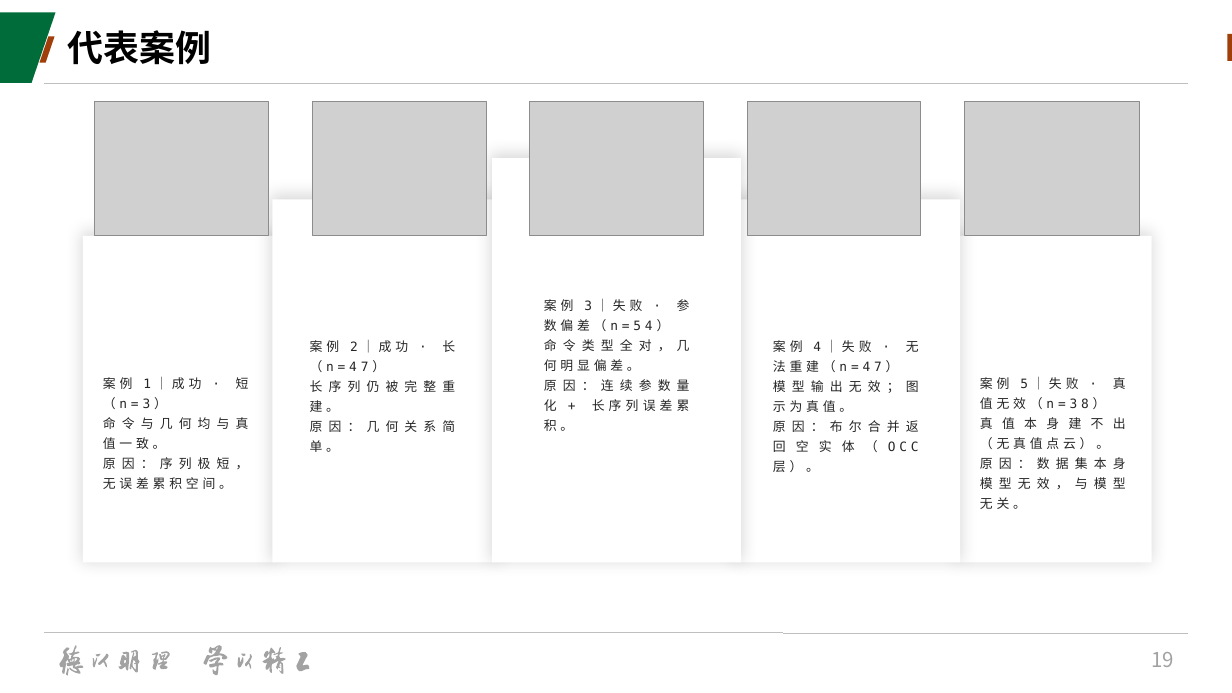
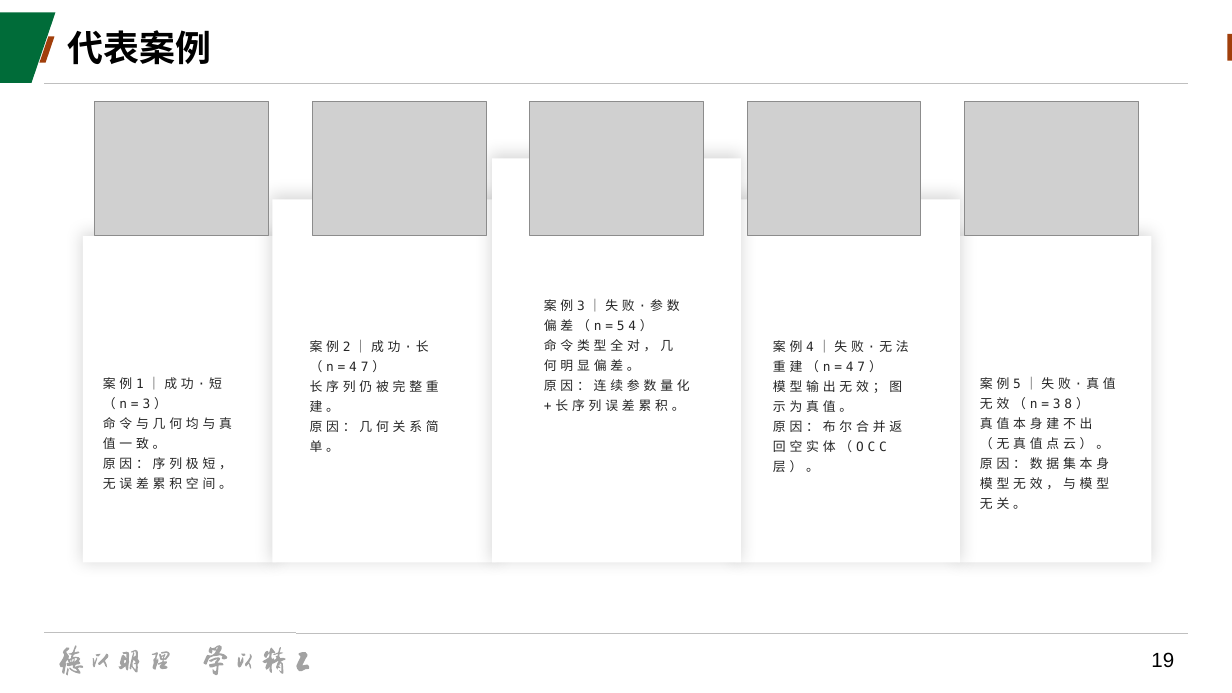
Before and after one commit to starfish667/deepcad_test, a slide deck: slide 19 of doc/AICAD汇报.pptx. Drawn at 1232x693 pixels with LibreOffice and Linux fonts; fonts in the diff are those of the drawing; grey boxes stand for pictures; background and template pictures are left out. Boxes give left, top, right and bottom in pixels: in the first picture for what was removed or moved away, otherwise in the second. Text is boxed around its words. In the diff, an @@ line names an element or a change of style, - is before the commit and + after.

```diff
--- a/doc/AICAD汇报.pptx
+++ b/doc/AICAD汇报.pptx
@@ text at (x1=544, y1=299, x2=679, y2=331): text changed @@
-案例 3｜失败 · 参数偏差（n=54）
+案例3｜失败·参数偏差（n=54）
@@ text at (x1=310, y1=340, x2=429, y2=371): text changed @@
-案例 2｜成功 · 长（n=47）
+案例2｜成功·长（n=47）
@@ text at (x1=544, y1=339, x2=673, y2=371): alignment justified to left @@
@@ text at (x1=773, y1=340, x2=909, y2=372): text changed @@
-案例 4｜失败 · 无法重建（n=47）
+案例4｜失败·无法重建（n=47）
@@ text at (x1=103, y1=377, x2=222, y2=408): text changed @@
-案例 1｜成功 · 短（n=3）
+案例1｜成功·短（n=3）
@@ text at (x1=310, y1=380, x2=439, y2=452): alignment justified to left @@
@@ text at (x1=544, y1=379, x2=690, y2=411): text changed @@
-原因：连续参数量化 + 长序列误差累积。
+原因：连续参数量化+长序列误差累积。
@@ text at (x1=773, y1=380, x2=902, y2=412): alignment justified to left @@
@@ text at (x1=980, y1=377, x2=1115, y2=409): text changed @@
-案例 5｜失败 · 真值无效（n=38）
+案例5｜失败·真值无效（n=38）
@@ text at (x1=103, y1=417, x2=232, y2=489): alignment justified to left @@
@@ text at (x1=980, y1=417, x2=1109, y2=509): alignment justified to left @@
@@ text at (x1=773, y1=420, x2=902, y2=472): text changed @@
-原因：布尔合并返回空实体（OCC 层）。
+原因：布尔合并返回空实体（OCC层）。
@@ page number at (x1=1151, y1=652, x2=1174, y2=667): font Noto Sans CJK SC to Arial, text colour #A2A2A2 to #000000 @@
```
Also in this commit, not shown: 23 other slides changed.
